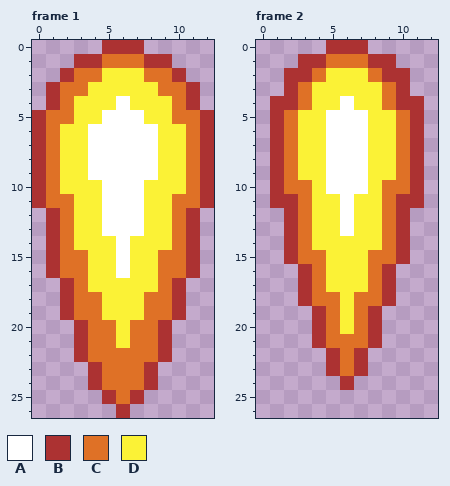
Two versions of one pixel-art file, core/assets-src/sprites/turbo-flame.anim.ase. Above: the version before the commit.
13x27 pixels, 3 frames. Shown: frame 1, frame 2. The commit also changed other frames, which this record leaves out.
Palette (. is transparent): A #ffffff  B #ac3232  C #df7126  D #fbf236
Pixels before, frame 1, first column x 0:
 0 .....BBB.....
 1 ...BBCCCBB...
 2 ..BCCDDDCCB..
 3 .BCCDDDDDCCB.
 4 .BCDDDADDDCB.
 5 BCCDDAAADDCCB
 6 BCDDAAAAADDCB
 7 BCDDAAAAADDCB
 8 BCDDAAAAADDCB
 9 BCDDAAAAADDCB
10 BCDDDAAADDDCB
11 BCCDDAAADDCCB
12 .BCDDAAADDCB.
13 .BCDDAAADDCB.
14 .BCDDDADDDCB.
15 .BCCDDADDCCB.
16 .BCCDDADDCCB.
17 ..BCDDDDDCB..
18 ..BCCDDDCCB..
19 ..BCCDDDCCB..
20 ...BCCDCCB...
21 ...BCCDCCB...
22 ...BCCCCCB...
23 ....BCCCB....
24 ....BCCCB....
25 .....BCB.....
26 ......B......
Pixels before, frame 2, first column x 1:
 0 ....BBB....
 1 ..BBCCCBB..
 2 .BBCDDDCBB.
 3 .BCDDDDDCB.
 4 BBCDDADDCBB
 5 BCDDAAADDCB
 6 BCDDAAADDCB
 7 BCDDAAADDCB
 8 BCDDAAADDCB
 9 BCDDAAADDCB
10 BCCDAAADCCB
11 BBCDDADDCBB
12 .BCDDADDCB.
13 .BCDDADDCB.
14 .BCDDDDDCB.
15 .BCCDDDCCB.
16 ..BCDDDCB..
17 ..BCDDDCB..
18 ..BCCDCCB..
19 ...BCDCB...
20 ...BCDCB...
21 ...BCCCB...
22 ....BCB....
23 ....BCB....
24 .....B.....
After the commit:
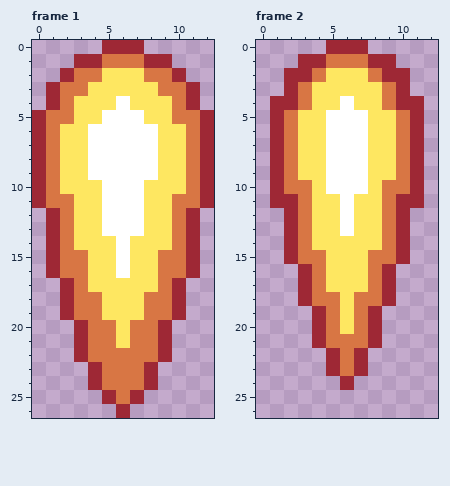
What changed:
colour B: #ac3232 -> #9e2835
colour C: #df7126 -> #d87644
colour D: #fbf236 -> #fee761
Changed places in both pictures, as pixel boxes (x1, y1, x2, y2):
changed: (32, 40, 214, 418)
changed: (270, 40, 424, 390)
